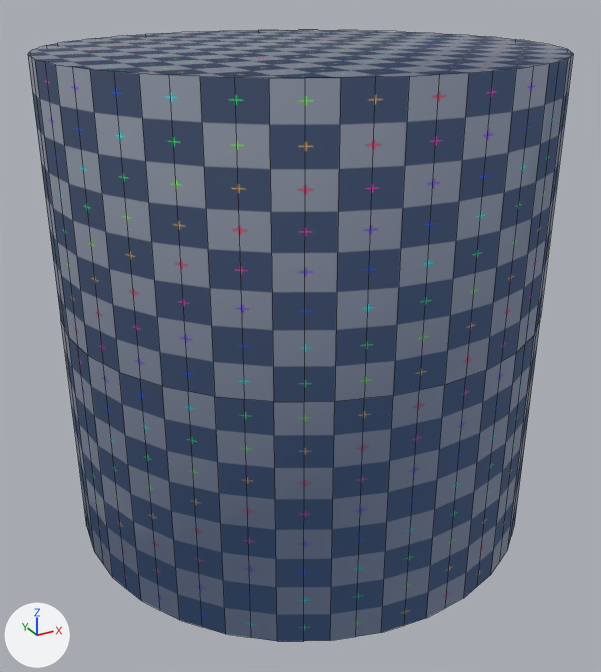
One commit to the FBX model editor/assets/models/fbx/Cylinder.fbx: the scene before it, then after it.
Rendered twice from a 50 mm lens placed at (-1.62, -2.95, 1.27), pointed at (-0.04, -0.07, -0.17). The axes (+X, +Y, +Z) are drawn at lower left. The lights are the same throughout. Mesh edges are drawn as thin lines.
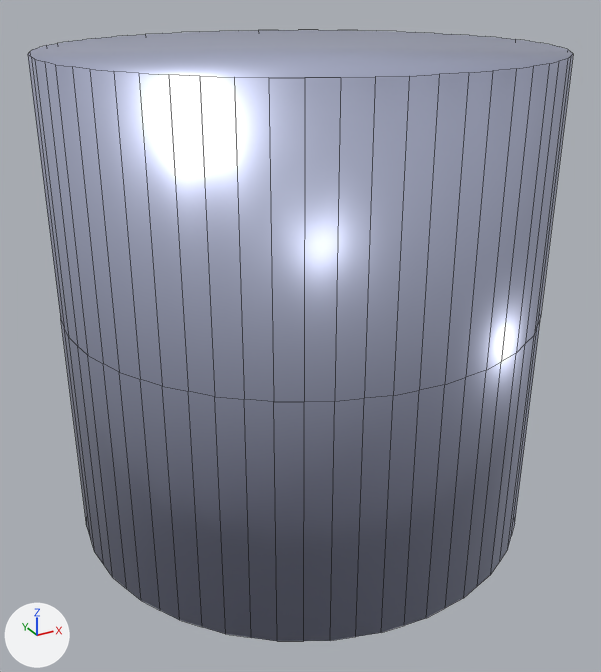
Boxes (x1, y1, x2, y2) around the edits, measured in the pictures (601 x 672 px):
'Cylinder', recoloured (blue to grey): (28, 30, 573, 641) in both

What changed in the scene script:
```text
Add mat_randompbrmaterial_026:
    mat_randompbrmaterial_026 = principled_material('RandomPBRMaterial.026')
    mat_randompbrmaterial_026.base_color = (0.56, 0.598, 0.795)  # white #c5cbe6
    mat_randompbrmaterial_026.metallic = 0.783
    mat_randompbrmaterial_026.roughness = 0.355
Change me_cylinder:
    where me_cylinder.from_pydata(...)  # 192 vertices, 130 faces; spans x -1.0..1.0, y -1.0..1.0, z -1.0..1.0
    remove me_cylinder.materials.append(mat_randommaterial_003)  # picture img_uv_debug_png
    add me_cylinder.materials.append(mat_randompbrmaterial_026)  # white #c5cbe6
```
